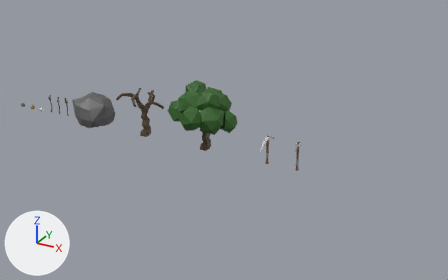
A saved change to the Blender file Models.blend.
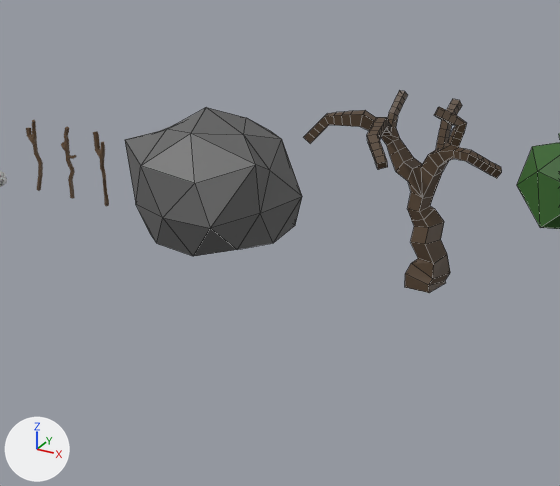
The first picture shows the older version from a 50 mm lens placed at (900.0, -671.0, 355.0), pointed at (524.0, 12.0, 13.0). The close-ups show both versions on the part from 9% to 40% of the width and 23% to 66% of the height of that picture; other places that the commit changed are outside them. Lighting does not change. The marker at lower left points along +X, +Y and +Z. The close-ups show mesh edges as thin lines.
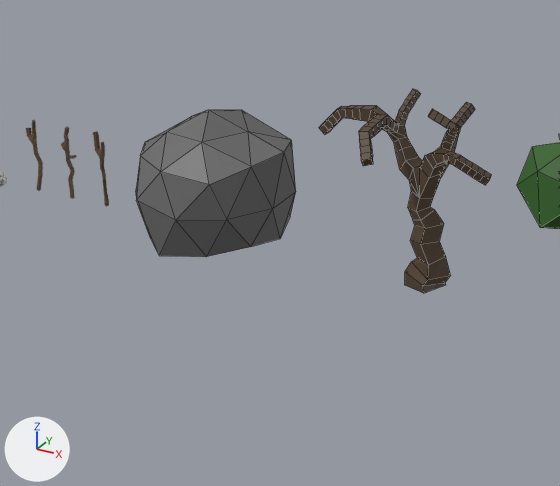
The change, as a diff of the scene's bpy script:
```diff
--- a/Models.blend.py
+++ b/Models.blend.py
@@ ob_icosphere_001 @@
 ob_icosphere_001.location = (309.0, 0.0, 18.0)
+ob_icosphere_001.rotation_euler = (0.0, 0.0, 2.707)  # degrees (0, 0, 155)
 ob_icosphere_001.scale = (29.2, 29.2, 29.2)
@@ ob_cube @@
 ob_cube.location = (401.2, 0.0, 0.0)
+ob_cube.rotation_euler = (0.0, 0.0, 6.027)  # degrees (0, 0, 345)
 ob_cube.scale = (1.35, 1.35, 1.35)
```

Where the change shows, as pixel boxes (x1, y1, x2, y2) in the close-ups (560 x 486 px):
'Icosphere.001', turned: before (125, 107, 302, 256); after (136, 110, 296, 257)
'Cube', turned: before (304, 90, 502, 293); after (319, 89, 491, 293)
